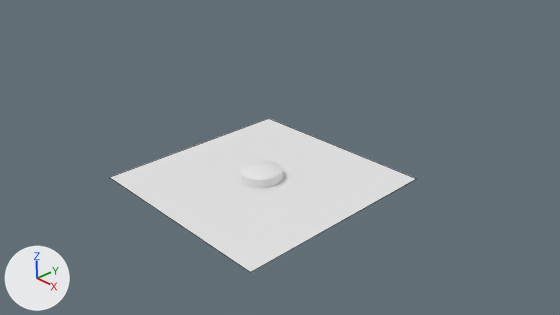
What one commit did to the Blender file DomeMag.blend.
The view is the same before and after, from the file's camera 'Camera'. The lights are fixed; the arrows at lower left show +X, +Y and +Z. Mesh edges are drawn as thin lines on the coarser meshes. Materials are left out; every surface is plain grey.

Script lines for the objects in view, before the commit:
```python
me_plane = bpy.data.meshes.new('Plane')
me_plane.from_pydata([(-1.0, -1.0, 0.0), (1.0, -1.0, 0.0), (-1.0, 1.0, 0.0), (1.0, 1.0, 0.0)], [], [(0, 1, 3, 2)])
me_plane.materials.append(mat_material_001)
me_sphere_002 = bpy.data.meshes.new('Sphere.002')
me_sphere_002.from_pydata(...)  # 289 vertices, 289 faces; spans x -0.383..0.383, y -0.383..0.383, z 0.758..1.0
me_sphere_002.polygons.foreach_set('use_smooth', [True] * 289)
me_sphere_002.materials.append(mat_material_glass)
ob_plane = bpy.data.objects.new('Plane', me_plane)
ob_plane.location = (0.0, 0.0, 0.0)
ob_plane.scale = (2.0, 2.0, 2.0)
ob_sphere = bpy.data.objects.new('Sphere', me_sphere_002)
ob_sphere.location = (0.0, 0.0, -0.75)
```
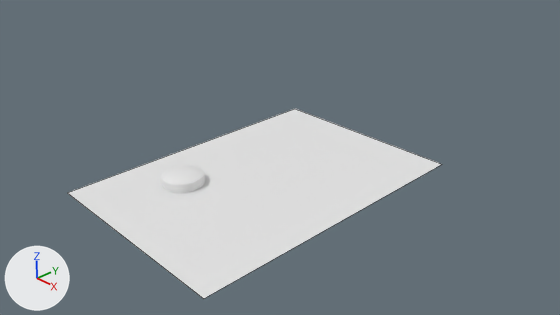
Where the change shows, as pixel boxes (x1, y1, x2, y2) in the pictures (560 x 315 px):
'Plane', reshaped (22% wider, 23% taller)
    before: (109, 118, 416, 272)
    after: (68, 109, 442, 299)

The change, as a diff of the scene's bpy script:
```diff
--- a/DomeMag.blend.py
+++ b/DomeMag.blend.py
@@ me_plane @@
 me_plane.from_pydata(...)  # 4 vertices, 1 face; spans x -1.0..1.0, y -1.0..1.0, z 0.0
 # used by ob_plane; location = (0.0, 0.0, 0.0); scale = (2.0, 2.0, 2.0)
-me_plane.vertices[0].co = (-1.0, -1.0, 0.0)  # pixel (109, 177)
-me_plane.vertices[1].co = (1.0, -1.0, 0.0)  # pixel (250, 272)
-me_plane.vertices[2].co = (-1.0, 1.0, 0.0)  # pixel (268, 118)
-me_plane.vertices[3].co = (1.0, 1.0, 0.0)  # pixel (416, 178)
+# me_plane part 1
+me_plane.vertices[0].co = (-1.0, -1.41, 0.0)  # pixel (67, 192)
+me_plane.vertices[1].co = (1.0, -1.41, 0.0)  # pixel (203, 298)
+me_plane.vertices[2].co = (-1.0, 1.41, 0.0)  # pixel (294, 108)
+me_plane.vertices[3].co = (1.0, 1.41, 0.0)  # pixel (442, 164)
```
